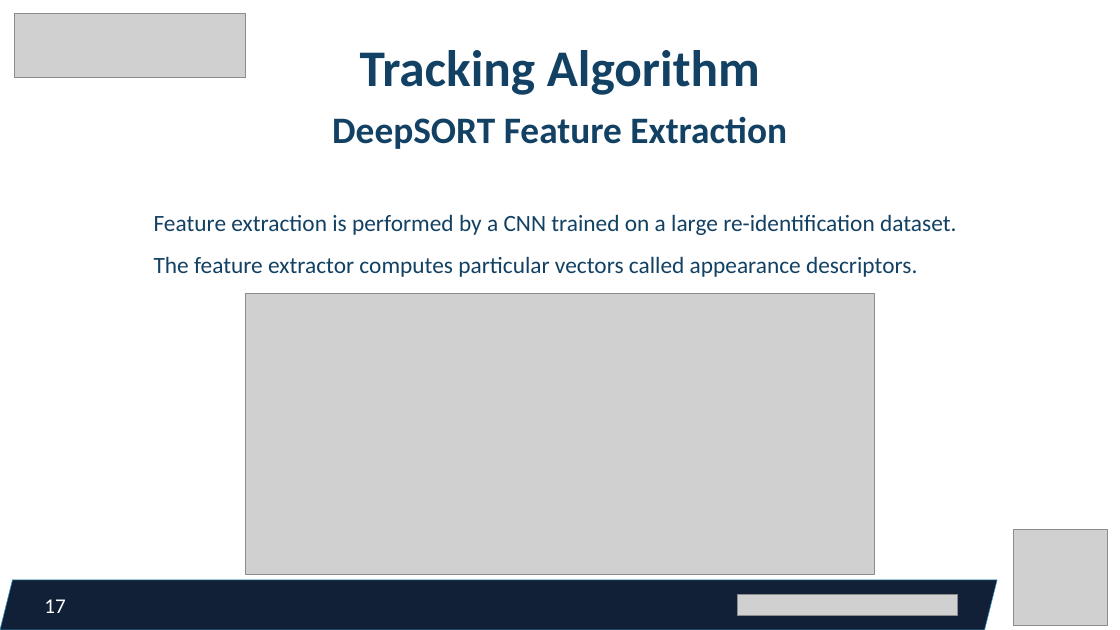
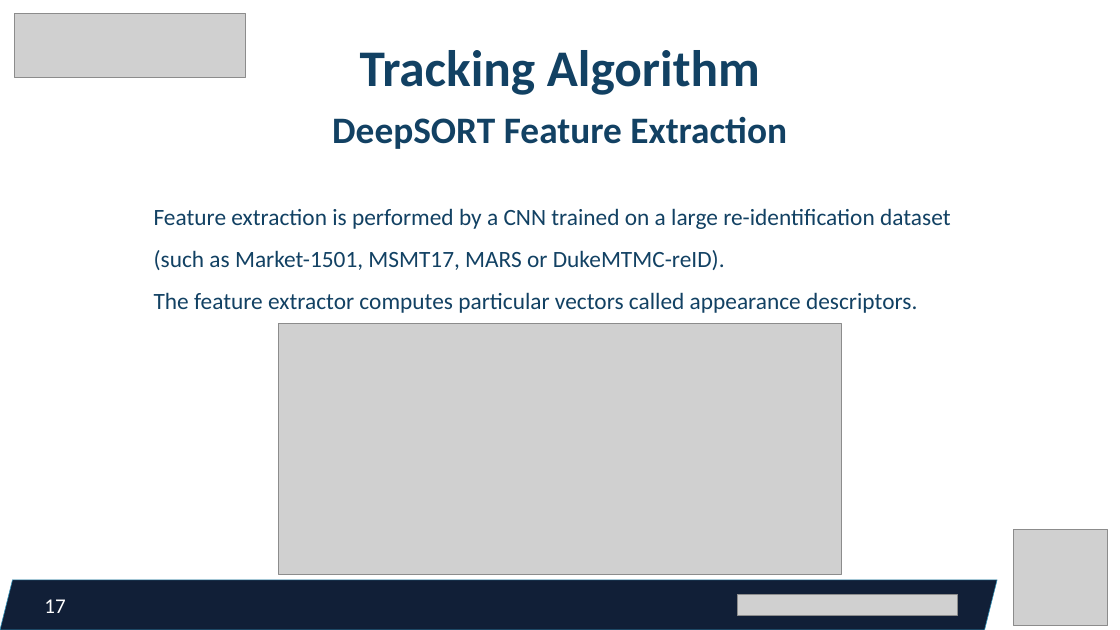
Before and after one commit to federicorossifr/eupilot-cini-mandown, a slide deck: slide 17 of pp_12_01_23.pptx. Drawn at 1120x630 pixels with LibreOffice and Linux fonts; fonts in the diff are those of the drawing; grey boxes stand for pictures. Boxes give left, top, right and bottom in pixels: in the first picture for what was removed or moved away, otherwise in the second. Text is boxed around its words. In the diff, an @@ line names an element or a change of style, - is before the commit and + after.

```diff
--- a/pp_12_01_23.pptx
+++ b/pp_12_01_23.pptx
@@ text at [154,208,950,270]: text changed @@
-Feature extraction is performed by a CNN trained on a large re-identification dataset.
+Feature extraction is performed by a CNN trained on a large re-identification dataset (such as Market-1501, MSMT17, MARS or DukeMTMC-reID).
@@ picture: place and size @@
-picture at [246,293,875,574]
+picture at [279,323,841,575]
```
Also in this commit, not shown: 10 other slides changed, 9 slides added.
